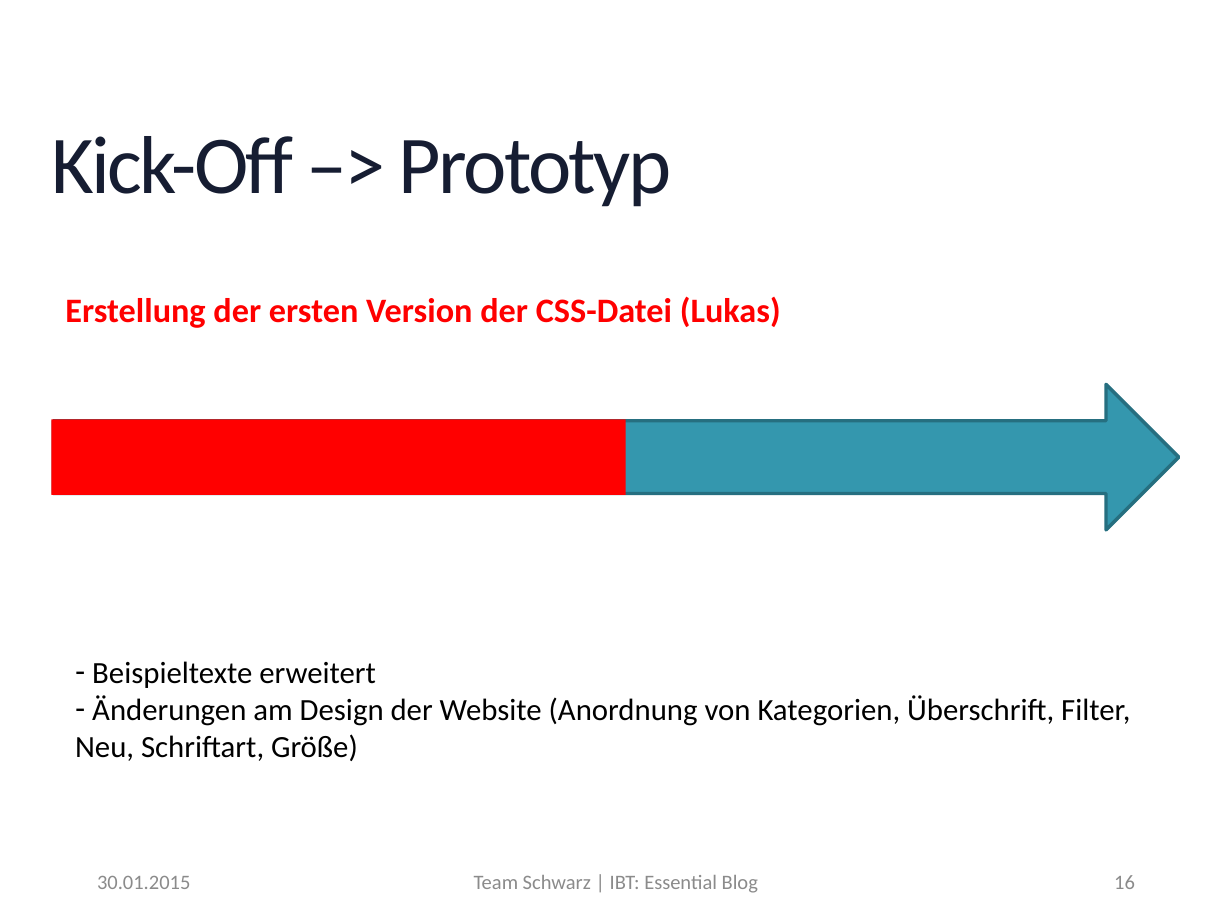
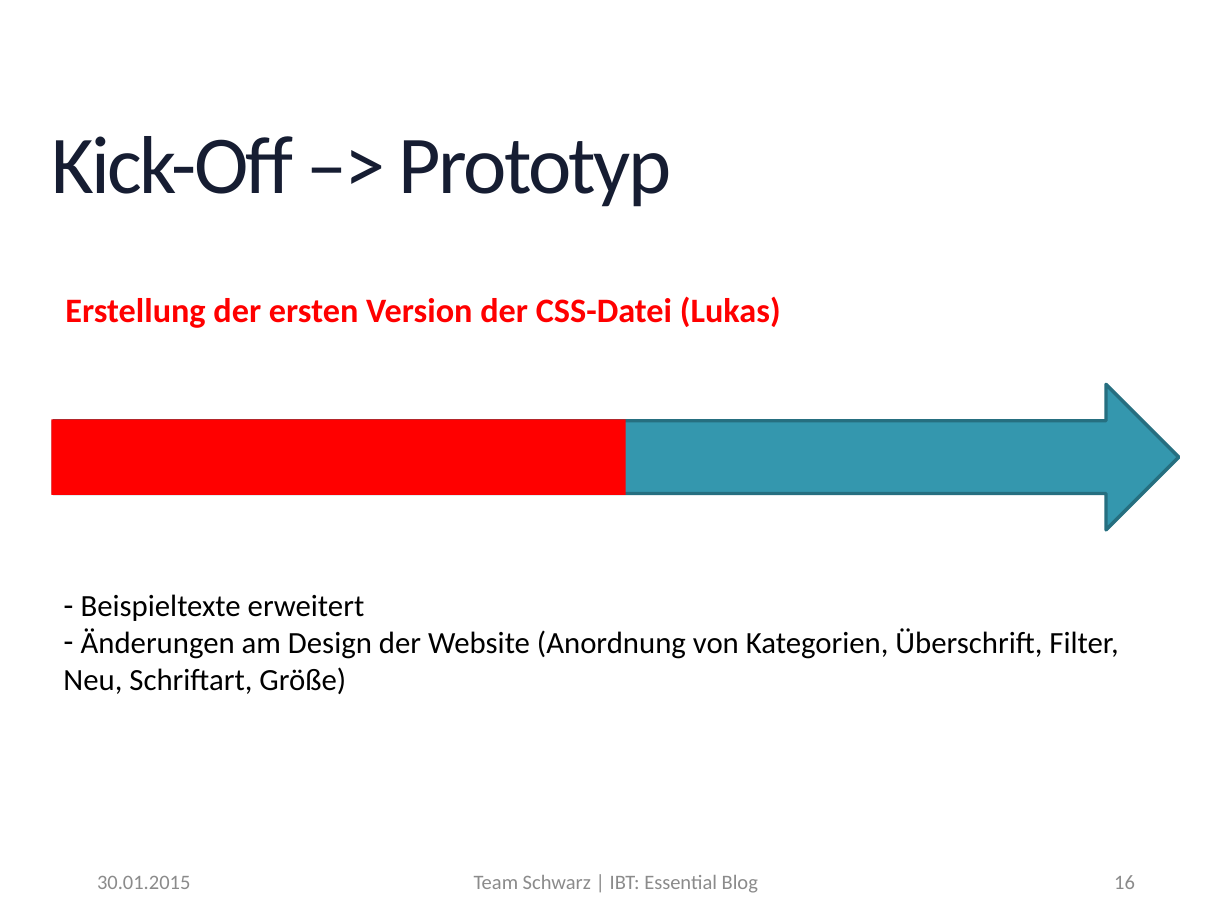
Before and after one commit to MrXXX92/EssentialBlog, a slide deck: slide 16 of Notizen/Präsentation_EssentialBlog.pptx. Drawn at 1232x924 pixels with LibreOffice and Linux fonts; fonts in the diff are those of the drawing; background and template pictures are left out. Boxes give left, top, right and bottom in pixels: in the first picture for what was removed or moved away, otherwise in the second. Text is boxed around its words. In the diff, an @@ line names an element or a change of style, - is before the commit and + after.

```diff
--- a/Notizen/Präsentation_EssentialBlog.pptx
+++ b/Notizen/Präsentation_EssentialBlog.pptx
@@ text "Beispieltexte erweitert": place and size @@
-text "Beispieltexte erweitert" at bbox=[75, 661, 1130, 761]
+text "Beispieltexte erweitert" at bbox=[63, 594, 1118, 694]
```
Also in this commit, not shown: 7 other slides changed.
